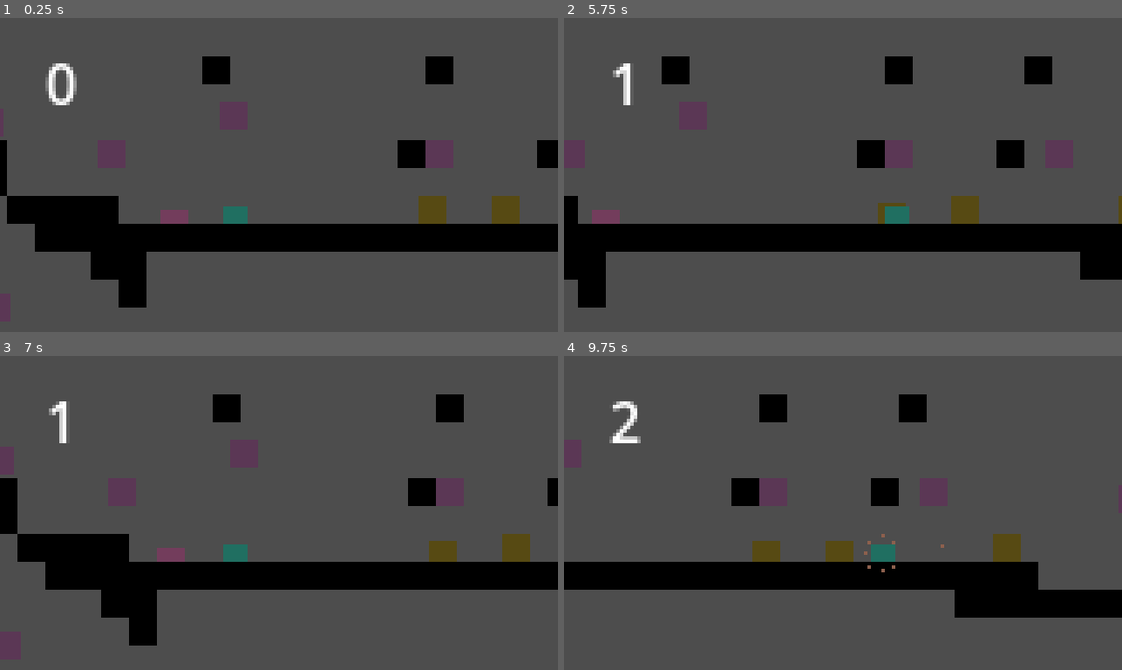
Above: before the commit, frames 1-4 (two rows, left to right).
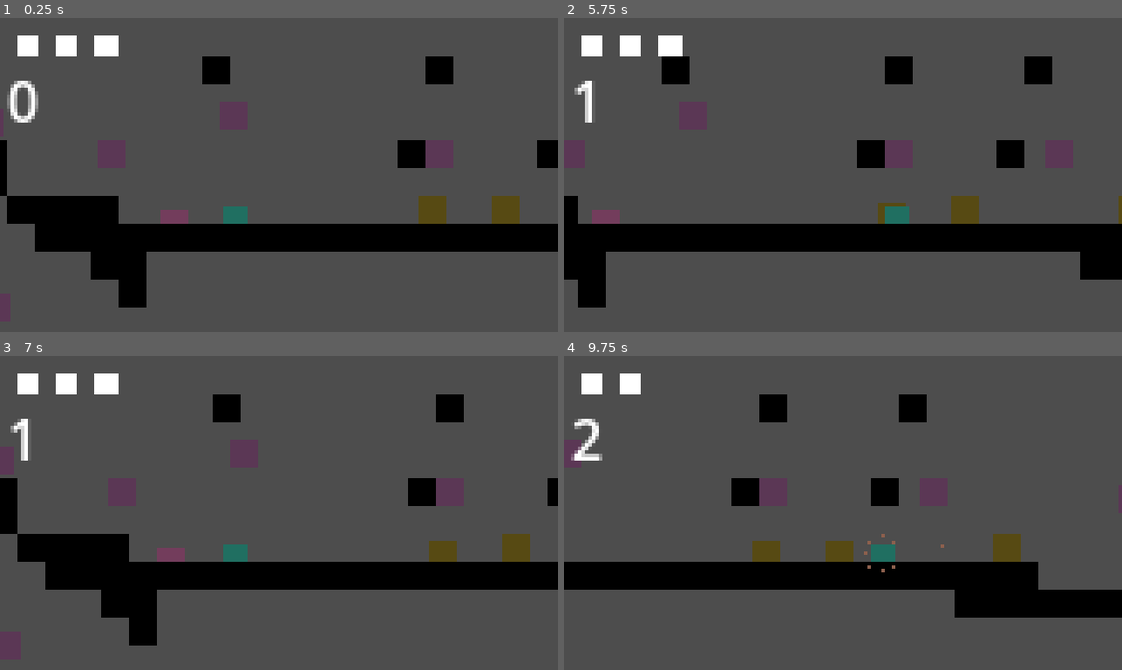
Above: after the commit, the same moments.

Repository: TravisHenderson646/finish-the-knight
Game: Godot game, scene res://game.tscn
Two runs of this game, one before a commit and one after it. Both use one fixed random seed, a clock stepped at 60 frames per second and the inputs below.
Inputs:
- Up to frame 1 (0.25 s): no input
- Up to frame 2 (5.75 s): tap Enter at 0.5 s; hold D (right) 0.53-2.03 s; tap J (attack) at 0.6, 1.35, 2.3, 2.85, 3.6, 4.55, 5.1 s; tap Space (jump) at 0.77, 1.52, 3.02, 3.77, 4.52 s; hold A (left) 2.03-2.78 s; tap K (dash) at 2.1, 4.35 s; hold D (right) 2.78-4.28 s; hold A (left) 4.28-5.03 s; hold D (right) from 5.03 s (still down)
- Up to frame 3 (7 s): release D (right) at 5.78 s; hold A (left) from 5.78 s (still down); tap J (attack) at 5.85, 6.8 s; tap Space (jump) at 6.02, 6.77 s; tap K (dash) at 6.6 s
- Up to frame 4 (9.75 s): release A (left) at 7.28 s; hold D (right) 7.28-9.53 s; tap J (attack) at 7.35, 8.1, 9.05, 9.6 s; tap Space (jump) at 7.52, 9.02 s; tap K (dash) at 8.85 s; hold A (left) from 9.53 s (still down)

The runs differ from the first frame. In frame 1, 1.7% of the frame differs, in the area x 1-22%, y 5-34%; in frame 2, 1.2%; in frame 3, 1.2%; in frame 4, 1.2%.

Commit message:
hp bar and knockback last commit idk

Diff:
--- a/UI.tscn
+++ b/UI.tscn
@@ -12,23 +12,34 @@
 anchor_bottom = 1.0
 grow_horizontal = 2
 grow_vertical = 2
+metadata/_edit_lock_ = true
 
-[node name="Coins" type="HBoxContainer" parent="HUD"]
-layout_mode = 1
-anchors_preset = 1
-anchor_left = 1.0
-anchor_right = 1.0
-offset_left = -151.0
-offset_top = 7.0
-offset_right = -124.0
-offset_bottom = 12.0
-grow_horizontal = 0
-
-[node name="ColorRect" type="ColorRect" parent="HUD/Coins"]
-layout_mode = 2
-color = Color(0.345098, 0.294118, 0.0745098, 1)
-
-[node name="Label" type="Label" parent="HUD/Coins"]
+[node name="Label" type="Label" parent="HUD"]
 unique_name_in_owner = true
 layout_mode = 2
+offset_left = 2.0
+offset_top = 12.0
+offset_right = 30.0
+offset_bottom = 35.0
 text = "123"
+
+[node name="1HP" type="ColorRect" parent="HUD"]
+layout_mode = 0
+offset_left = 5.0
+offset_top = 5.0
+offset_right = 11.0
+offset_bottom = 11.0
+
+[node name="2HP" type="ColorRect" parent="HUD"]
+layout_mode = 0
+offset_left = 16.0
+offset_top = 5.0
+offset_right = 22.0
+offset_bottom = 11.0
+
+[node name="3HP" type="ColorRect" parent="HUD"]
+layout_mode = 0
+offset_left = 27.0
+offset_top = 5.0
+offset_right = 34.0
+offset_bottom = 11.0
--- /dev/null
+++ b/levels/breakable_tile.tscn
@@ -0,0 +1,25 @@
+[gd_scene load_steps=3 format=3 uid="uid://qtxyg653hmva"]
+
+[sub_resource type="RectangleShape2D" id="RectangleShape2D_ecai2"]
+size = Vector2(8, 8)
+
+[sub_resource type="RectangleShape2D" id="RectangleShape2D_knfm7"]
+size = Vector2(8, 8)
+
+[node name="BreakableTile" type="StaticBody2D"]
+collision_layer = 2
+collision_mask = 0
+
+[node name="CollisionShape2D" type="CollisionShape2D" parent="."]
+shape = SubResource("RectangleShape2D_ecai2")
+
+[node name="Polygon2D" type="Polygon2D" parent="."]
+color = Color(0.357872, 0.21918, 0.334855, 1)
+polygon = PackedVector2Array(-4, -4, 4, -4, 4, 4, -4, 4)
+
+[node name="Hurtbox" type="Area2D" parent="." groups=["pogoable"]]
+collision_layer = 4
+collision_mask = 0
+
+[node name="CollisionShape2D" type="CollisionShape2D" parent="Hurtbox"]
+shape = SubResource("RectangleShape2D_knfm7")
--- a/levels/pogo_tile.tscn
+++ b/levels/pogo_tile.tscn
@@ -1,13 +1,10 @@
-[gd_scene load_steps=3 format=3 uid="uid://ch7o3xhr5ndtc"]
+[gd_scene load_steps=2 format=3 uid="uid://ch7o3xhr5ndtc"]
 
 [sub_resource type="RectangleShape2D" id="RectangleShape2D_ecai2"]
 size = Vector2(8, 8)
 
-[sub_resource type="RectangleShape2D" id="RectangleShape2D_knfm7"]
-size = Vector2(8, 8)
-
-[node name="PogoTile" type="StaticBody2D"]
-collision_layer = 2
+[node name="PogoTile" type="StaticBody2D" groups=["pogoable"]]
+collision_layer = 6
 collision_mask = 0
 
 [node name="CollisionShape2D" type="CollisionShape2D" parent="."]
@@ -16,10 +13,3 @@
 [node name="Polygon2D" type="Polygon2D" parent="."]
 color = Color(0.357872, 0.21918, 0.334855, 1)
 polygon = PackedVector2Array(-4, -4, 4, -4, 4, 4, -4, 4)
-
-[node name="Hurtbox" type="Area2D" parent="." groups=["pogoable"]]
-collision_layer = 4
-collision_mask = 0
-
-[node name="CollisionShape2D" type="CollisionShape2D" parent="Hurtbox"]
-shape = SubResource("RectangleShape2D_knfm7")
--- a/player/player.gd
+++ b/player/player.gd
@@ -43,6 +43,9 @@
 var attack_duration_timer := FrameTimer.new(attack_duration, self)
 @export var attack_cooldown := 30
 var attack_cooldown_timer := FrameTimer.new(attack_cooldown, self)
+var attack_buffer_timer := FrameTimer.new(5, self)
+
+@export_category('Combat Stats')
 @export var iframes_duration := 40
 var iframes_duration_timer := FrameTimer.new(iframes_duration, self)
 @export var knockback_duration := 4
@@ -51,8 +54,6 @@
 @export var knockback_vertical := -40
 enum KNOCKBACK_DIRECTIONS {LEFT = -1, RIGHT = 1}
 var knockback_direction: KNOCKBACK_DIRECTIONS = KNOCKBACK_DIRECTIONS.LEFT
-
-var attack_buffer_timer := FrameTimer.new(5, self)
 
 
 func _ready() -> void:
@@ -142,41 +143,43 @@
 
 
 func get_hit(body) -> void:
-	print('test')
 	if !iframes_duration_timer.is_stopped:
-		print('test2')
 		return
+
+	UI.hp -= 1
+	if UI.hp <= 0:
+		on_no_hp()
+	UI.update_hp()
 	if body.position.x > position.x:
 		knockback_direction = KNOCKBACK_DIRECTIONS.LEFT
 	else:
 		knockback_direction = KNOCKBACK_DIRECTIONS.RIGHT
 	iframes_duration_timer.start()
-	print('testerino')
 	state_machine.change_state(state_machine.states_list.knockback)
 
 
-func _on_iframes_timeout() -> void:
-	var test := hurtbox.get_overlapping_bodies()
-	if test:
-		print(test[0])
-		print('tested!')
-		get_hit(test[0])
+func on_no_hp() -> void:
+	print('game over!')
 
 
+func _on_iframes_timeout() -> void:
+	var bodies := hurtbox.get_overlapping_bodies()
+	if bodies:
+		get_hit(bodies[0])
 
 
 func _on_drill_area_entered(area: Area2D) -> void:
-	#print(area)
+	if area is GoldDeposit:
+		area.on_hit()
 	if area.is_in_group('pogoable'):
 		pogo()
-		if area is GoldDeposit:
-			area.on_hit()
 
 
 func _on_drill_body_entered(body: Node2D) -> void:
 	if body is Slug:
+		body.get_hit()
+	if body.is_in_group('pogoable'):
 		pogo()
-		body.get_hit()
 
 
 func _on_hurtbox_body_entered(body: Node2D) -> void:
--- a/slug.tscn
+++ b/slug.tscn
@@ -5,7 +5,7 @@
 [sub_resource type="RectangleShape2D" id="RectangleShape2D_7xaro"]
 size = Vector2(8, 4)
 
-[node name="Enemy" type="CharacterBody2D"]
+[node name="Slug" type="CharacterBody2D" groups=["pogoable"]]
 collision_layer = 4
 collision_mask = 2
 script = ExtResource("1_7k104")
--- a/ui.gd
+++ b/ui.gd
@@ -2,12 +2,32 @@
 
 
 @onready var coins_label: Label = %Label
+@onready var hp1: ColorRect = $"HUD/1HP"
+@onready var hp2: ColorRect = $"HUD/2HP"
+@onready var hp3: ColorRect = $"HUD/3HP"
 var coins := 0
+var hp := 3
 
 func _ready() -> void:
 	coins_label.text = str(coins)
 
 
 func update_coins() -> void:
-	print('update coins')
 	coins_label.text = str(coins)
+
+
+func update_hp() -> void:
+	match hp:
+		0:
+			hp1.visible = false
+			hp2.visible = false
+			hp3.visible = false
+		1:
+			hp2.visible = false
+			hp3.visible = false
+		2:
+			hp2.visible = true
+			hp3.visible = false
+		3:
+			hp2.visible = true
+			hp3.visible = true
